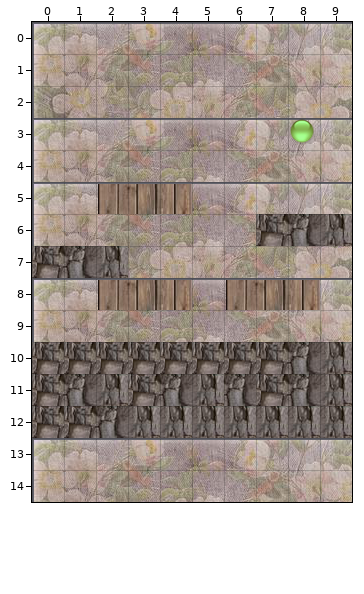
Tiled map: xiaoqiu/lv001.tmx. Above: the version before the commit.
Cells are 32x32 px. Shown: x 0..9, y 0..14.
And afterwards:
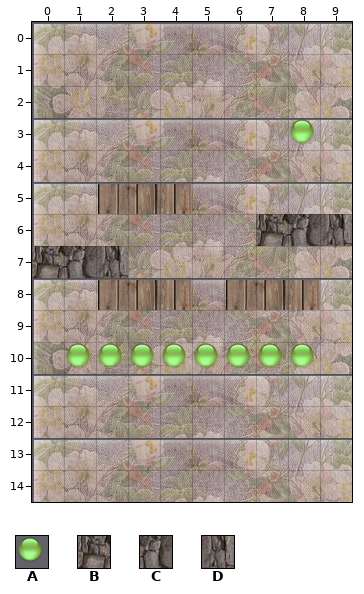
Key: from "ballTexture": A 0; from "mapT": B 232, C 233, D 234.
_ is an empty cell.
Change:
Layer "propslayer":
The edit adds tile A in row 10 at x 1 to 8.
Layer "obstaclelayer":
The edit erases tile B in row 10 at x 0 to 7; in row 11 at x 0, 3 and 7; in row 12 at x 0 to 1.
The edit erases tile C in row 10 at x 8; in row 11 at x 1, 4, 6 and 8; in row 12 at x 2.
The edit erases tile D in row 10 at x 9; in row 11 at x 2, 5 and 9; in row 12 at x 3 to 9.
